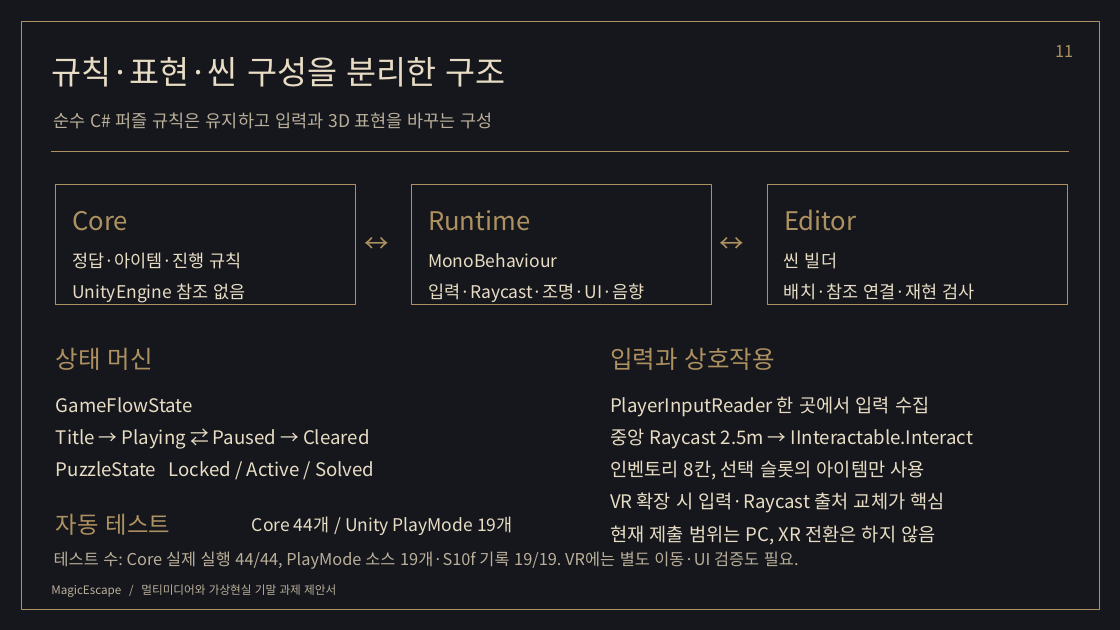
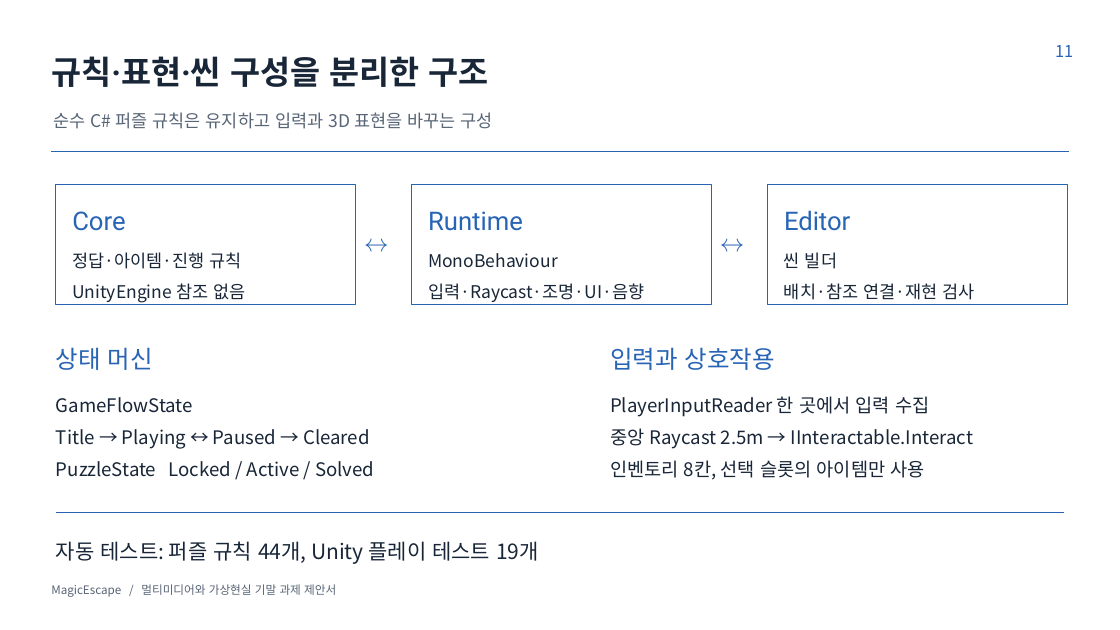
Before and after one commit to NoNamad5196/MagicEscape, a slide deck: slide 11 of presentation/proposal/MagicEscape_제안서.pptx. Drawn at 1120x630 pixels with LibreOffice and Linux fonts; fonts in the diff are those of the drawing. Boxes give left, top, right and bottom in pixels: in the first picture for what was removed or moved away, otherwise in the second. Text is boxed around its words. In the diff, an @@ line names an element or a change of style, - is before the commit and + after.

```diff
--- a/presentation/proposal/MagicEscape_제안서.pptx
+++ b/presentation/proposal/MagicEscape_제안서.pptx
@@ background #15171D to #FFFFFF @@
@@ rectangle removed at (x1=21, y1=21, x2=1099, y2=609) @@
@@ text "규칙·표현·씬 구성을 분리한 구조" at (x1=51, y1=56, x2=488, y2=87): font Noto Sans CJK KR to Roboto, text colour #E8DDC4 to #182638, bold on @@
@@ text "11" at (x1=1055, y1=45, x2=1073, y2=57): text colour #AE9160 to #2864B4 @@
@@ text "순수 C# 퍼즐 규칙은 유지하고 ..." at (x1=54, y1=112, x2=492, y2=129): text colour #BAAF99 to #586576 @@
@@ line (51, 152) - (1069, 152): stroke #AE9160 0.6 pt to #2864B4 0.6 pt @@
@@ outline #AE9160 0.8 pt to #2864B4 0.8 pt in 3 elements at (x1=56, y1=184, x2=356, y2=304), (x1=412, y1=184, x2=712, y2=304), (x1=768, y1=184, x2=1068, y2=304) @@
@@ font Noto Sans CJK KR to Roboto, text colour #AE9160 to #2864B4 in 7 elements at (x1=72, y1=211, x2=125, y2=231), (x1=428, y1=211, x2=523, y2=231), (x1=784, y1=210, x2=850, y2=231), (x1=56, y1=347, x2=153, y2=370), (x1=610, y1=347, x2=775, y2=370), (x1=364, y1=223, x2=405, y2=264), (x1=720, y1=223, x2=761, y2=264) @@
@@ text at (x1=56, y1=397, x2=374, y2=477): text colour #E8DDC4 to #182638 in "GameFlowState", "PuzzleState Locked / Active / Solved" @@
@@ text colour #E8DDC4 to #182638 in 4 elements at (x1=72, y1=252, x2=245, y2=303), (x1=428, y1=253, x2=644, y2=302), (x1=784, y1=252, x2=974, y2=300), (x1=610, y1=396, x2=974, y2=480) @@
@@ text at (x1=56, y1=429, x2=370, y2=449): text changed; text colour #E8DDC4 to #182638 @@
-Title → Playing ⇄ Paused → Cleared
+Title → Playing ↔ Paused → Cleared
@@ text at (x1=610, y1=492, x2=945, y2=545): paragraphs removed @@
-VR 확장 시 입력·Raycast 출처 교체가 핵심
-현재 제출 범위는 PC, XR 전환은 하지 않음
@@ text removed at (x1=56, y1=513, x2=169, y2=535) @@
-자동 테스트
@@ line added from (56, 513) to (1065, 513), #2864B4 0.6 pt @@
@@ text removed at (x1=252, y1=516, x2=513, y2=535) @@
-Core 44개 / Unity PlayMode 19개
@@ text removed at (x1=54, y1=551, x2=799, y2=569) @@
-테스트 수: Core 실제 실행 44/44, PlayMode 소스 19개·S10f 기록 19/19. VR에는 별도 이동·UI 검증도 필요.
@@ text added at (x1=56, y1=541, x2=539, y2=564), 18 pt, text #182638 @@
+자동 테스트: 퍼즐 규칙 44개, Unity 플레이 테스트 19개
@@ text "MagicEscape / 멀티미디어와 가상현실 기말 ..." at (x1=51, y1=584, x2=336, y2=597): text colour #BAAF99 to #586576 @@
```
Also in this commit, not shown: 10 other slides changed, 1 slide added, 1 slide removed, 18 other files.
